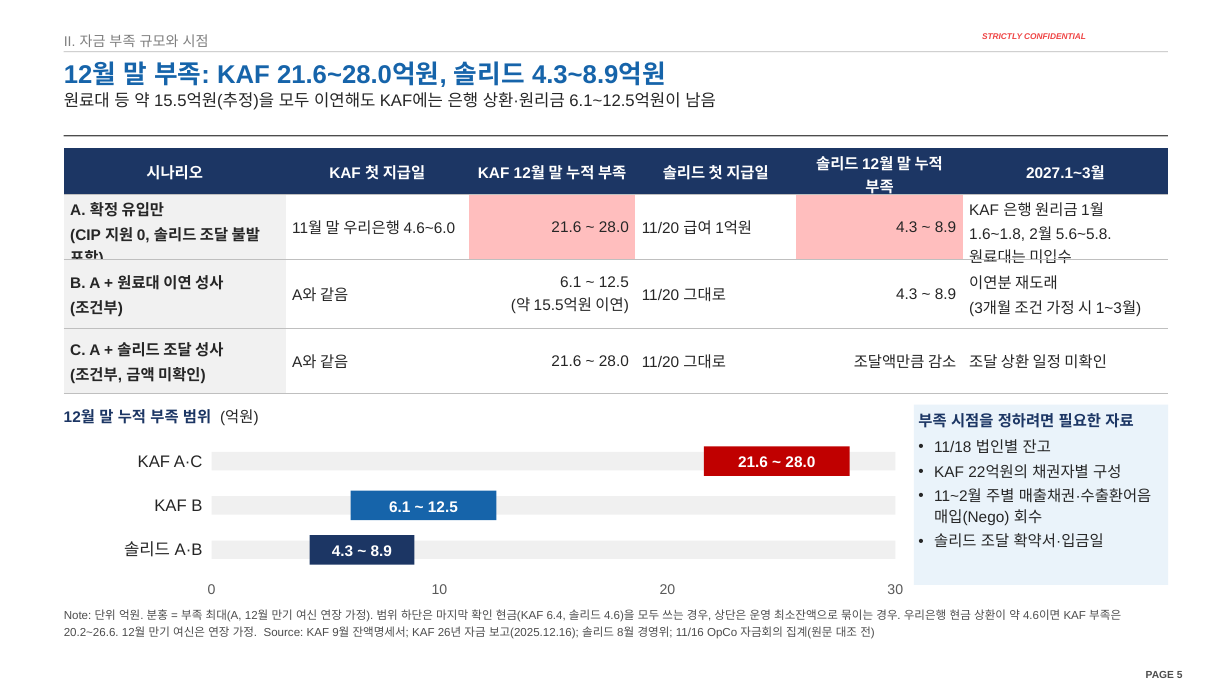
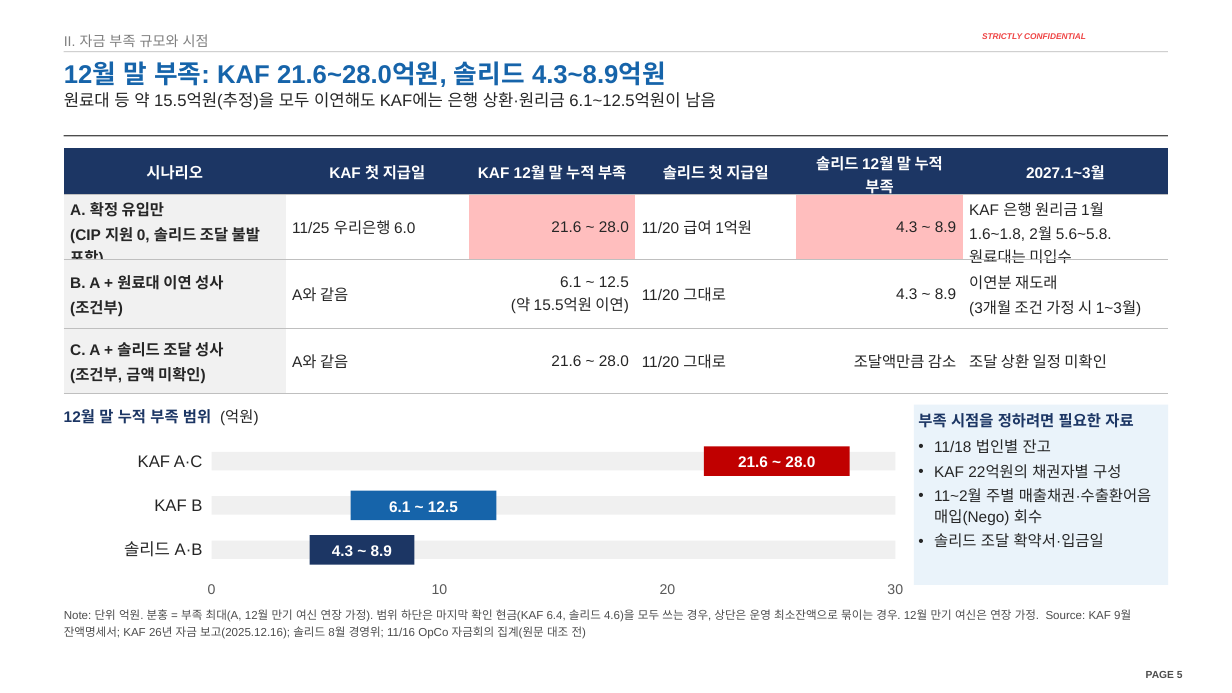
Before and after one commit to jogyesung/GS-Secretary, a slide deck: slide 5 of outputs/CIP_KAF_솔리드_자금조달차질_시나리오_20261118.pptx. Drawn at 1232x693 pixels with LibreOffice and Linux fonts; fonts in the diff are those of the drawing; background and template pictures are left out. Boxes give left, top, right and bottom in pixels: in the first picture for what was removed or moved away, otherwise in the second. Text is boxed around its words. In the diff, an @@ line names an element or a change of style, - is before the commit and + after.

```diff
--- a/outputs/CIP_KAF_솔리드_자금조달차질_시나리오_20261118.pptx
+++ b/outputs/CIP_KAF_솔리드_자금조달차질_시나리오_20261118.pptx
@@ table at [64, 148, 1167, 432] @@
-row 2, column 2: 11월 말 우리은행 4.6~6.0
+row 2, column 2: 11/25 우리은행 6.0
@@ text at [64, 609, 1131, 639]: text changed @@
-Note: 단위 억원. 분홍 = 부족 최대(A, 12월 만기 여신 연장 가정). 범위 하단은 마지막 확인 현금(KAF 6.4, 솔리드 4.6)을 모두 쓰는 경우, 상단은 운영 최소잔액으로 묶이는 경우. 우리은행 현금 상환이 약 4.6이면 KAF 부족은 20.2~26.6. 12월 만기 여신은 연장 가정. Source: KAF 9월 잔액명세서; KAF 26년 자금 보고(2025.12.16); 솔리드 8월 경영위; 11/16 OpCo 자금회의 집계(원문 대조 전)
+Note: 단위 억원. 분홍 = 부족 최대(A, 12월 만기 여신 연장 가정). 범위 하단은 마지막 확인 현금(KAF 6.4, 솔리드 4.6)을 모두 쓰는 경우, 상단은 운영 최소잔액으로 묶이는 경우. 12월 만기 여신은 연장 가정. Source: KAF 9월 잔액명세서; KAF 26년 자금 보고(2025.12.16); 솔리드 8월 경영위; 11/16 OpCo 자금회의 집계(원문 대조 전)
```
Also in this commit, not shown: 6 other slides changed, 1 other file.
